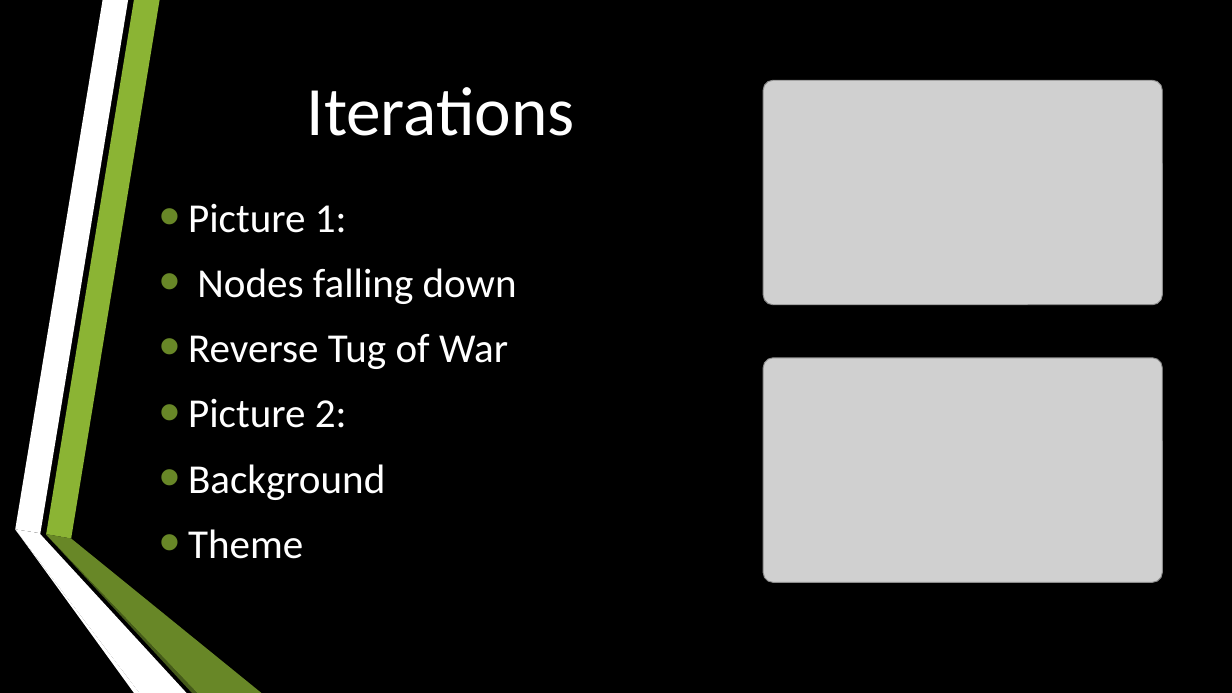
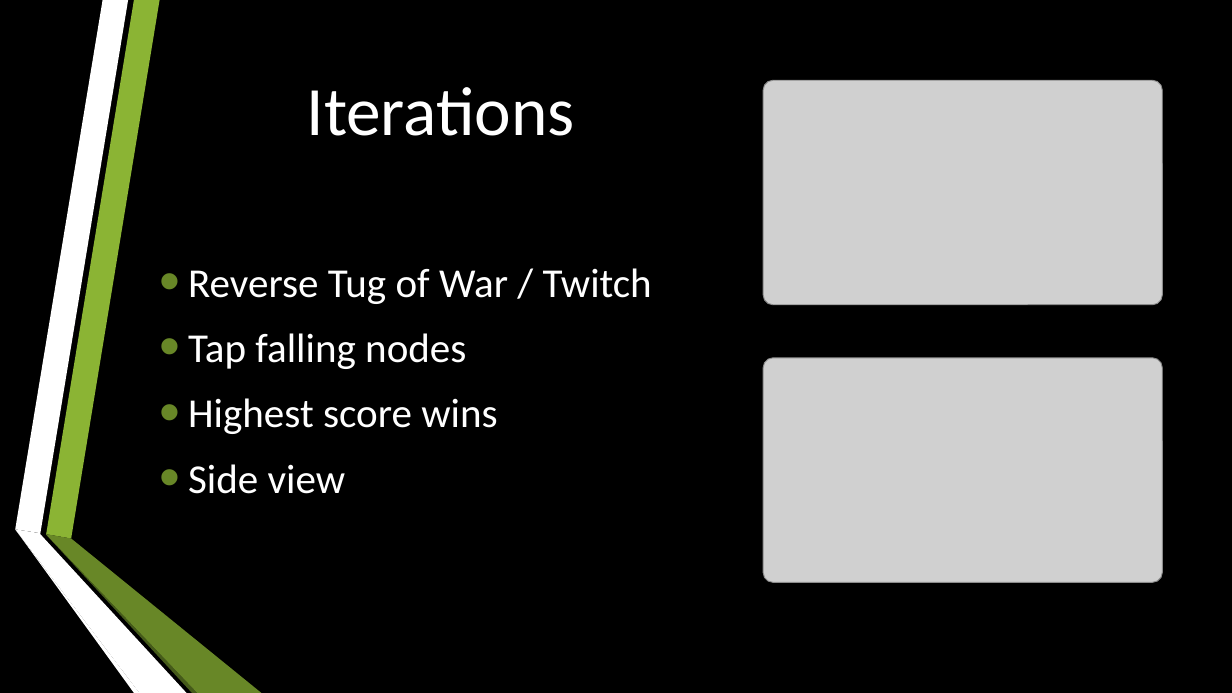
Before and after one commit to UoSGroupProjects1718/mgp-mpg-group-5, a slide deck: slide 5 of Management/Presentations/Second Presentation.pptx (slide 3 before the commit). Drawn at 1232x693 pixels with LibreOffice and Linux fonts; fonts in the diff are those of the drawing; grey boxes stand for pictures. Boxes give left, top, right and bottom in pixels: in the first picture for what was removed or moved away, otherwise in the second. Text is boxed around its words. In the diff, an @@ line names an element or a change of style, - is before the commit and + after.

Commit message:
Updated presentation

```diff
--- a/Management/Presentations/Second Presentation.pptx
+++ b/Management/Presentations/Second Presentation.pptx
@@ text at [188, 268, 652, 494]: text changed @@
-• Picture 1:
-• Nodes falling down
-• Reverse Tug of War
-• Picture 2:
-• Background
-• Theme
+• Reverse Tug of War / Twitch
+• Tap falling nodes
+• Highest score wins
+• Side view
```
Also in this commit, not shown: 2 other slides changed, 2 slides added, 1 slide removed.
